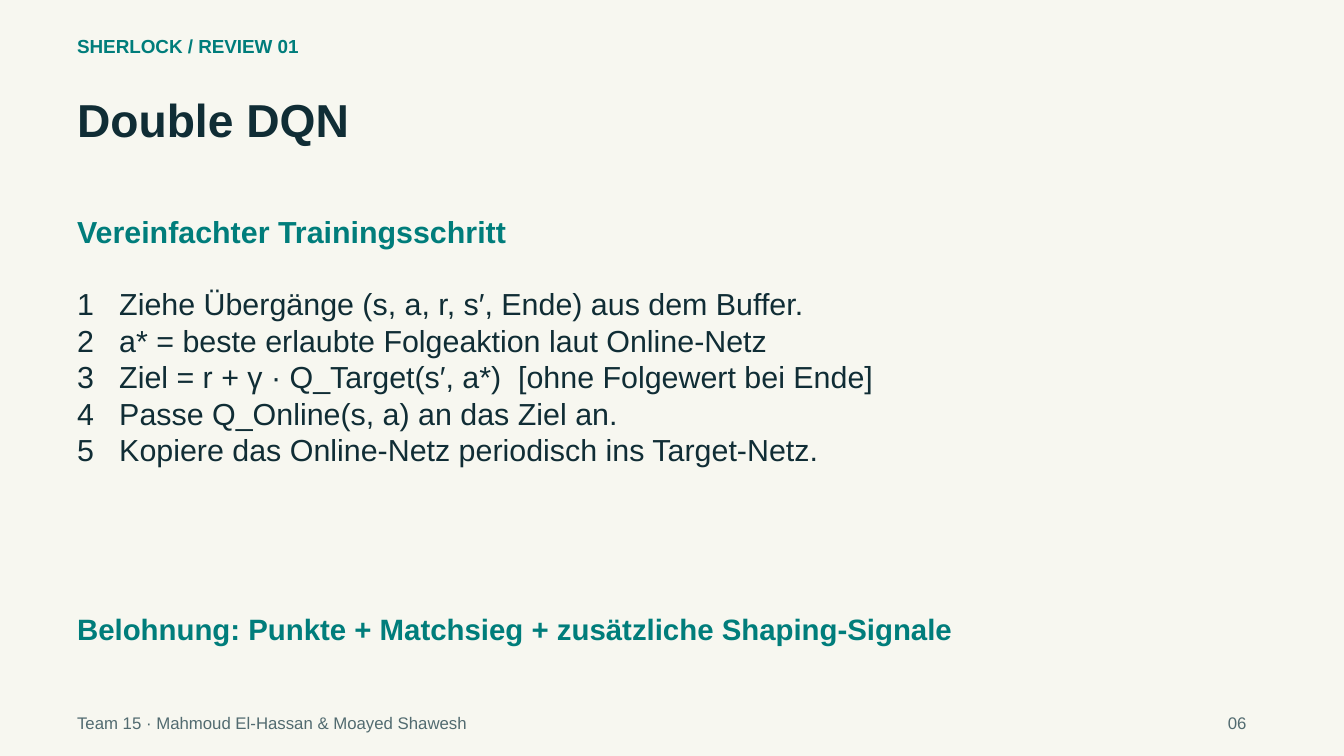
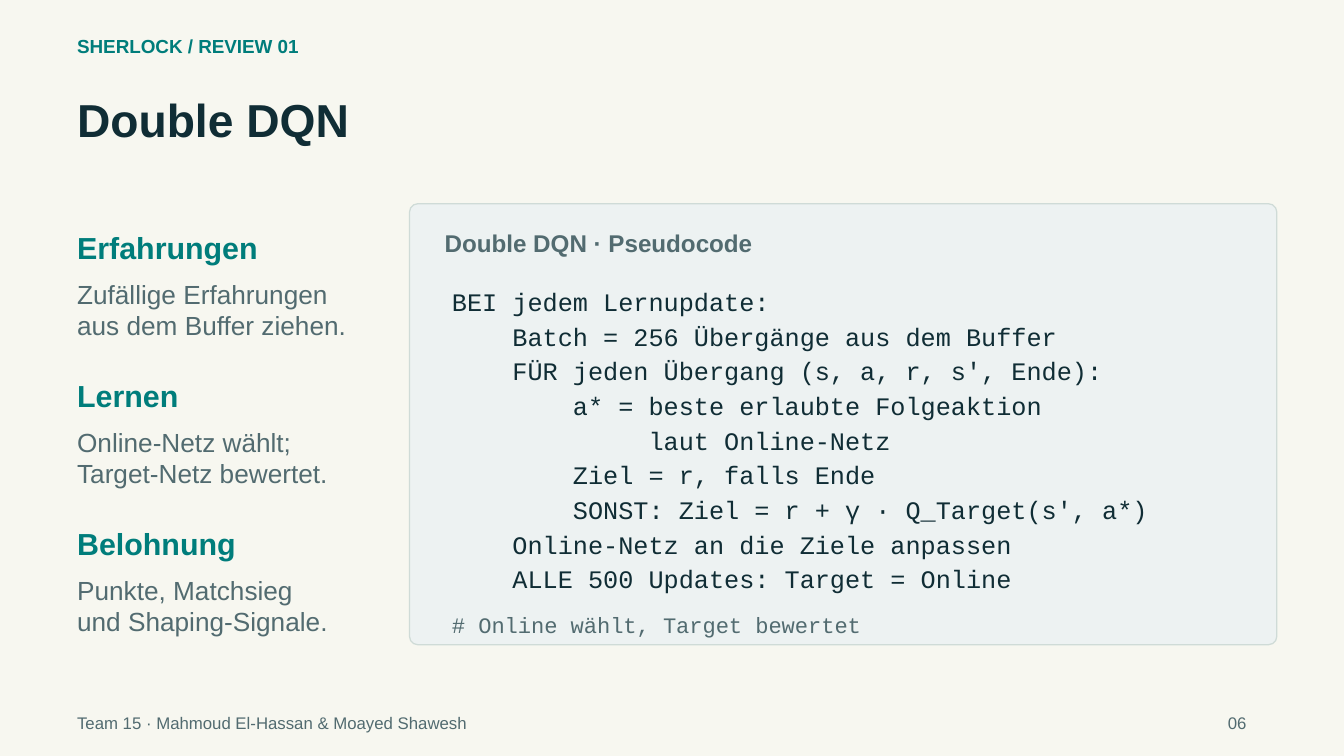
Before and after one commit to elhassanmahmoud/sherlock-luxAI-team15, a slide deck: slide 6 of docs/presentation/Sherlock_Review_16-10-2026.pptx. Drawn at 1344x756 pixels with LibreOffice and Linux fonts; fonts in the diff are those of the drawing. Boxes give left, top, right and bottom in pixels: in the first picture for what was removed or moved away, otherwise in the second. Text is boxed around its words. In the diff, an @@ line names an element or a change of style, - is before the commit and + after.

Commit message:
docs: add training pseudocode and remove presenter-only slide hint

```diff
--- a/docs/presentation/Sherlock_Review_16-10-2026.pptx
+++ b/docs/presentation/Sherlock_Review_16-10-2026.pptx
@@ rounded rectangle added at (x1=409, y1=204, x2=1276, y2=645), fill #EDF2F2, outline #CFDBD7 0.9 pt @@
@@ text removed at (x1=77, y1=221, x2=506, y2=249) @@
-Vereinfachter Trainingsschritt
@@ text added at (x1=77, y1=237, x2=258, y2=265), 21.8 pt, text #007D7B, bold @@
+Erfahrungen
@@ text added at (x1=445, y1=234, x2=752, y2=257), 17.2 pt, text #526B70, bold @@
+Double DQN · Pseudocode
@@ text removed at (x1=77, y1=291, x2=872, y2=467) @@
-1 Ziehe Übergänge (s, a, r, s′, Ende) aus dem Buffer.
-2 a* = beste erlaubte Folgeaktion laut Online-Netz
-3 Ziel = r + γ · Q_Target(s′, a*) [ohne Folgewert bei Ende]
-4 Passe Q_Online(s, a) an das Ziel an.
-5 Kopiere das Online-Netz periodisch ins Target-Netz.
@@ text added at (x1=77, y1=285, x2=345, y2=335), 18.8 pt, text #526B70 @@
+Zufällige Erfahrungen
+aus dem Buffer ziehen.
@@ text added at (x1=452, y1=293, x2=769, y2=317), 18 pt, text #102D35 @@
+BEI jedem Lernupdate:
@@ text added at (x1=512, y1=327, x2=1057, y2=352), 18 pt, text #102D35 @@
+Batch = 256 Übergänge aus dem Buffer
@@ text added at (x1=77, y1=386, x2=178, y2=408), 21.8 pt, text #007D7B, bold @@
+Lernen
@@ text added at (x1=512, y1=362, x2=1102, y2=386), 18 pt, text #102D35 @@
+FÜR jeden Übergang (s, a, r, s', Ende):
@@ text added at (x1=573, y1=396, x2=1041, y2=421), 18 pt, text #102D35 @@
+a* = beste erlaubte Folgeaktion
@@ text added at (x1=77, y1=433, x2=328, y2=489), 18.8 pt, text #526B70 @@
+Online-Netz wählt;
+Target-Netz bewertet.
@@ text added at (x1=649, y1=431, x2=890, y2=451), 18 pt, text #102D35 @@
+laut Online-Netz
@@ text added at (x1=573, y1=466, x2=875, y2=489), 18 pt, text #102D35 @@
+Ziel = r, falls Ende
@@ text added at (x1=573, y1=500, x2=1147, y2=525), 18 pt, text #102D35 @@
+SONST: Ziel = r + γ · Q_Target(s', a*)
@@ text added at (x1=77, y1=533, x2=236, y2=561), 21.8 pt, text #007D7B, bold @@
+Belohnung
@@ text added at (x1=512, y1=535, x2=1011, y2=560), 18 pt, text #102D35 @@
+Online-Netz an die Ziele anpassen
@@ text at (x1=77, y1=581, x2=327, y2=637): text changed; size 21 to 18.8 pt; text colour #007D7B to #526B70; bold off @@
-Belohnung: Punkte + Matchsieg + zusätzliche Shaping-Signale
+Punkte, Matchsieg
+und Shaping-Signale.
@@ text added at (x1=512, y1=570, x2=1012, y2=594), 18 pt, text #102D35 @@
+ALLE 500 Updates: Target = Online
@@ text added at (x1=478, y1=617, x2=861, y2=638), 15.8 pt, text #526B70 @@
+# Online wählt, Target bewertet
```
Also in this commit, not shown: 1 other slide changed, 7 other files.
